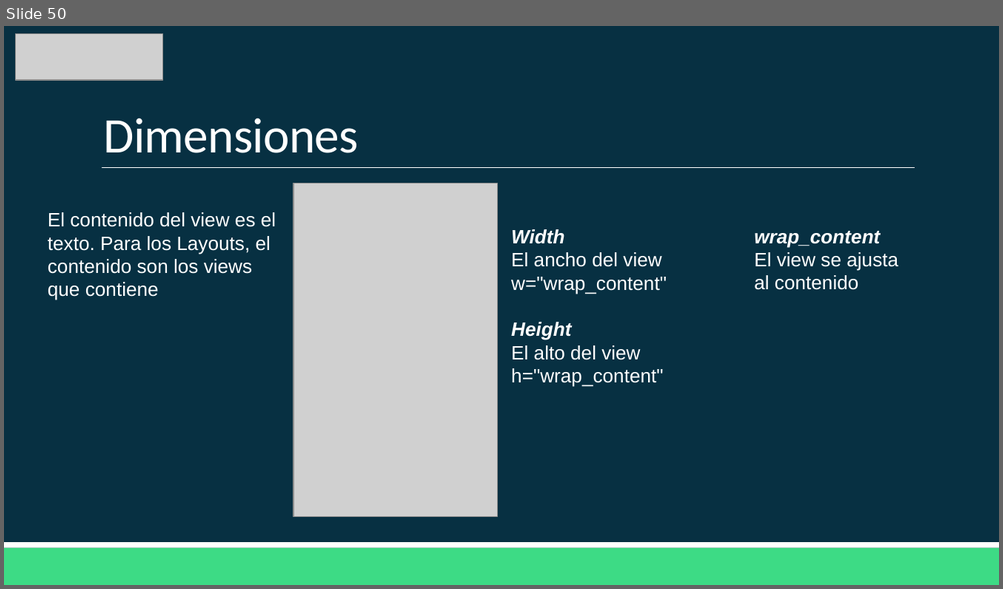
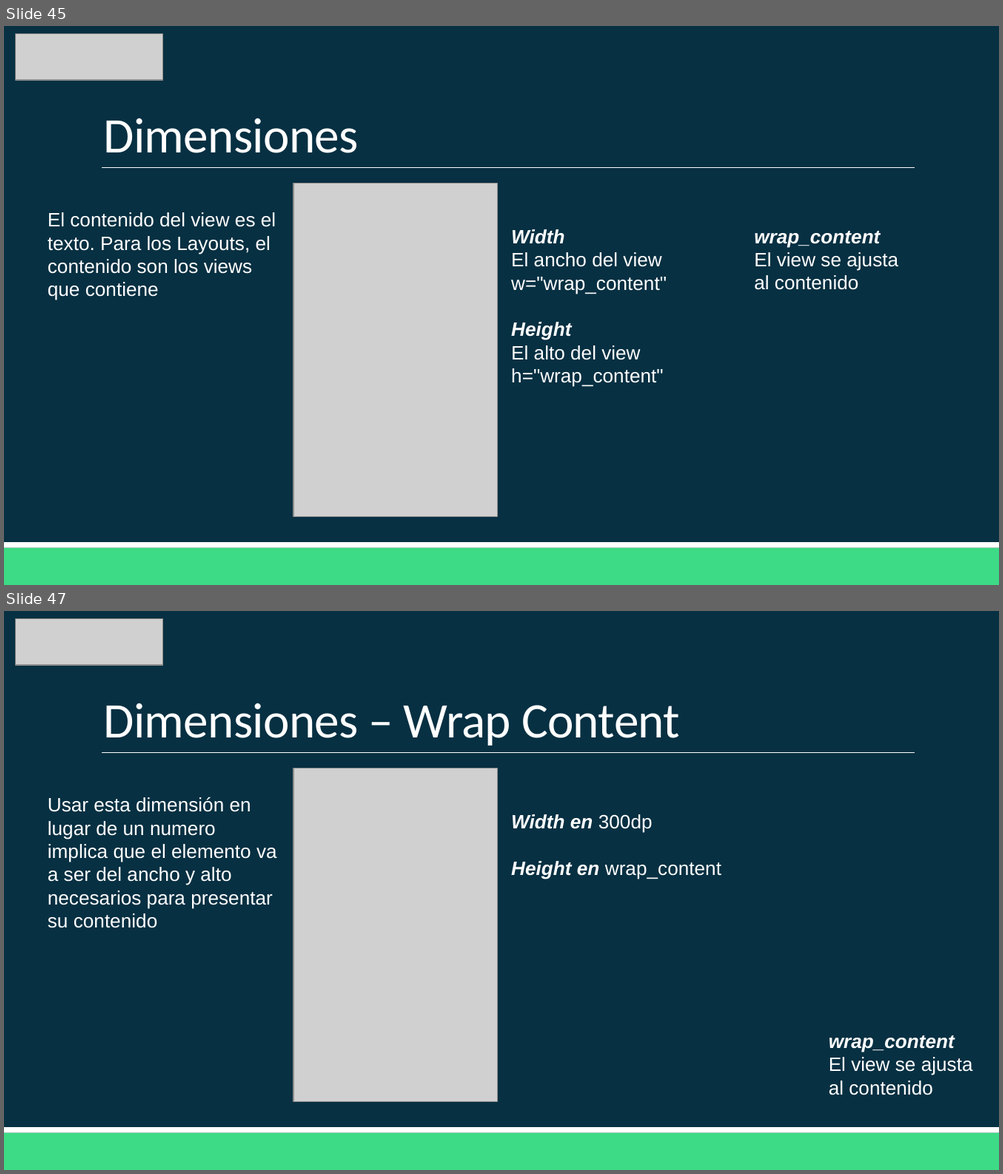
Before and after one commit to Domiciano/AppMoviles202, a slide deck: Semana 1/Clase 1 - Diagramación.pptx. Shown one above the other, each under a label of ours: slide 50 before the commit, slides 45 and 47 after it; the slides between them are not shown. The pictures are 1003x589 and 1003x1174 pixels, drawn with LibreOffice and Linux fonts; fonts in the diff are those of the drawing; grey boxes stand for pictures. Boxes give left, top, right and bottom in pixels: in the first picture for what was removed or moved away, otherwise in the second. Text is boxed around its words. In the diff, an @@ line names an element or a change of style, - is before the commit and + after.

```diff
--- a/Semana 1/Clase 1 - Diagramación.pptx
+++ b/Semana 1/Clase 1 - Diagramación.pptx
@@ slide 47 added at [4,611,999,1170], background #073042; not listed: 3 template elements that a slide beside it also shows @@
@@ picture added at [16,619,163,666] @@
@@ title added at [103,703,680,746], 36 pt, text #FFFFFF @@
+Dimensiones – Wrap Content
@@ picture added at [293,768,498,1102] @@
@@ text added at [48,797,277,928], 14 pt, text #FFFFFF @@
+Usar esta dimensión en lugar de un numero implica que el elemento va a ser del ancho y alto necesarios para presentar su contenido
@@ text added at [511,815,721,879], 14 pt, text #FFFFFF @@
+Width en 300dp
+Height en wrap_content
@@ text added at [828,1036,973,1096], 14 pt, text #FFFFFF @@
+wrap_content
+El view se ajusta al contenido
@@ what was slide 50 is now slide 45 @@
```
Also in this commit, not shown: 6 slides changed, 18 other slides added, 15 slides removed.
